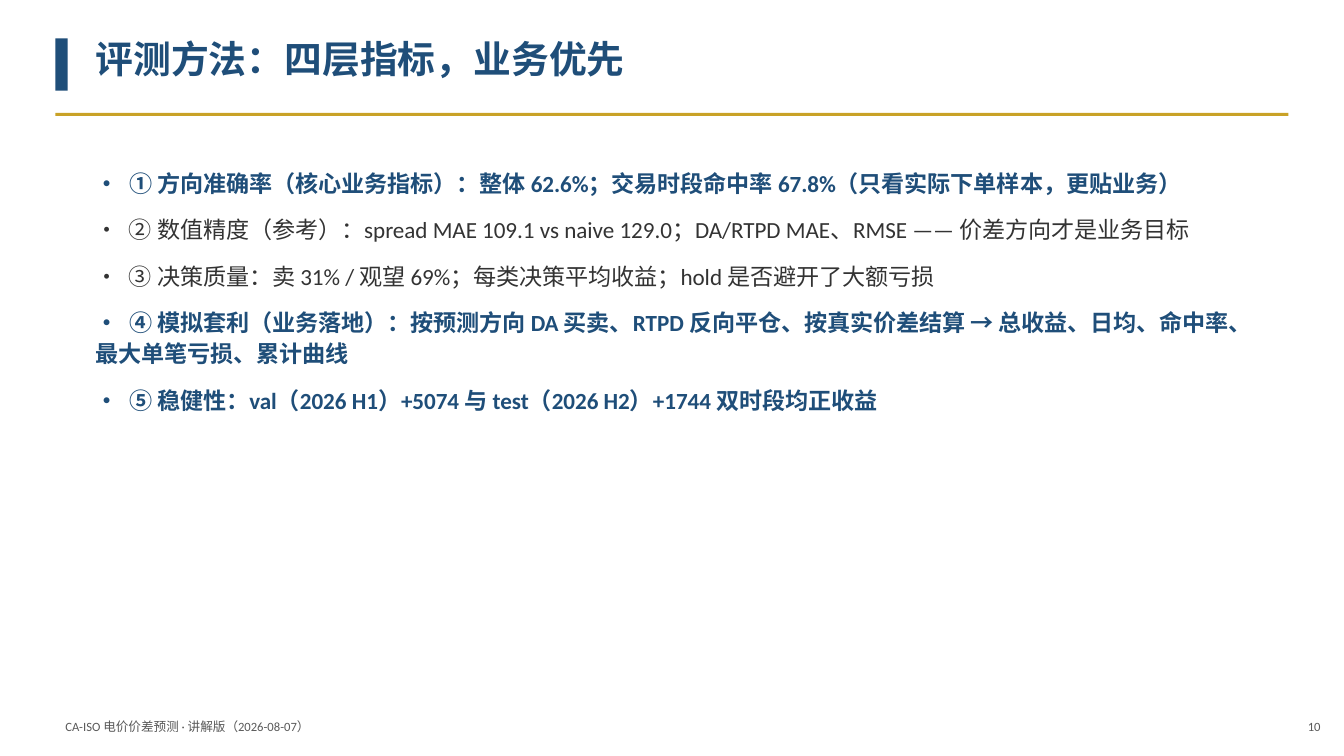
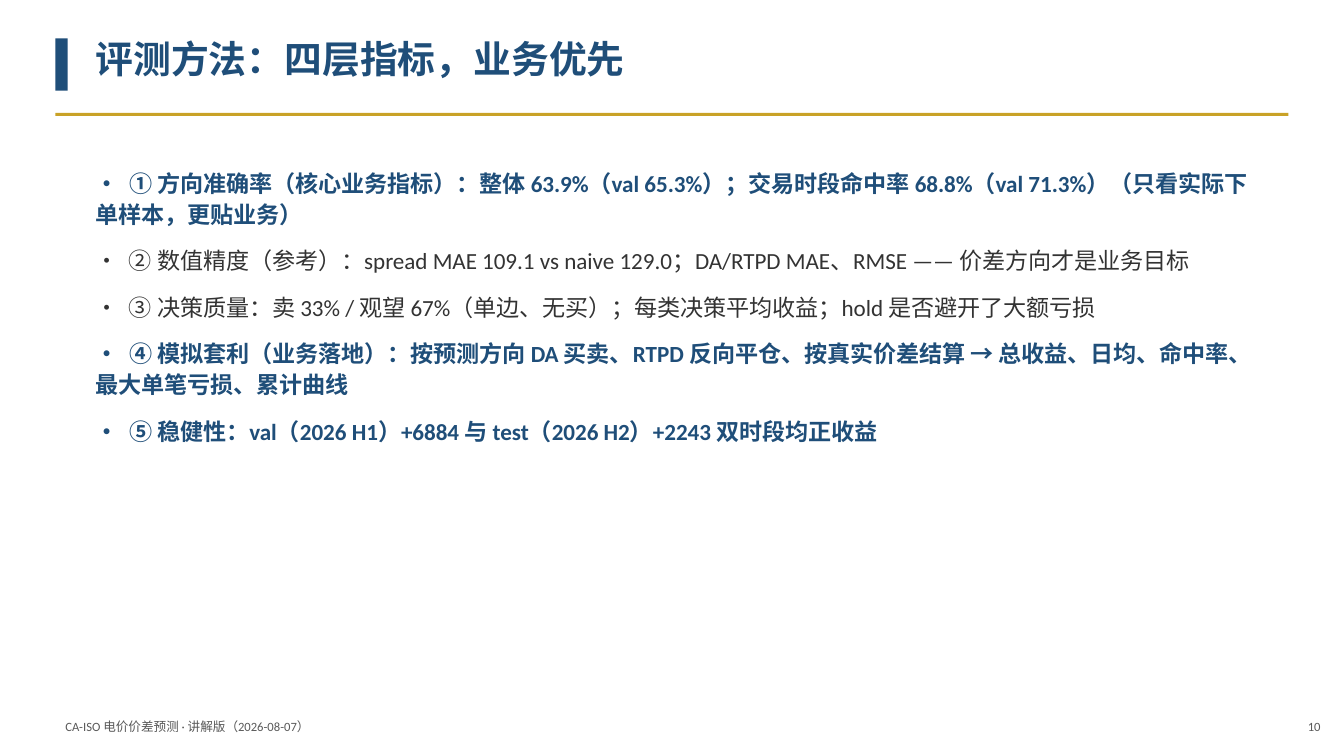
Before and after one commit to ice-kora/ca-power-spread-agent, a slide deck: slide 10 of code/deliverables/讲解版.pptx. Drawn at 1344x756 pixels with LibreOffice and Linux fonts; fonts in the diff are those of the drawing. Boxes give left, top, right and bottom in pixels: in the first picture for what was removed or moved away, otherwise in the second. Text is boxed around its words. In the diff, an @@ line names an element or a change of style, - is before the commit and + after.

```diff
--- a/code/deliverables/讲解版.pptx
+++ b/code/deliverables/讲解版.pptx
@@ text at (96,172,1247,226): text changed @@
-• ① 方向准确率（核心业务指标）：整体 62.6%；交易时段命中率 67.8%（只看实际下单样本，更贴业务）
+• ① 方向准确率（核心业务指标）：整体 63.9%（val 65.3%）；交易时段命中率 68.8%（val 71.3%）（只看实际下单样本，更贴业务）
@@ text at (129,296,1095,320): text changed @@
-• ③ 决策质量：卖 31% / 观望 69%；每类决策平均收益；hold 是否避开了大额亏损
+• ③ 决策质量：卖 33% / 观望 67%（单边、无买）；每类决策平均收益；hold 是否避开了大额亏损
@@ text at (129,420,877,442): text changed @@
-• ⑤ 稳健性：val（2026 H1）+5074 与 test（2026 H2）+1744 双时段均正收益
+• ⑤ 稳健性：val（2026 H1）+6884 与 test（2026 H2）+2243 双时段均正收益
```
Also in this commit, not shown: 8 other slides changed, 3 other files.
